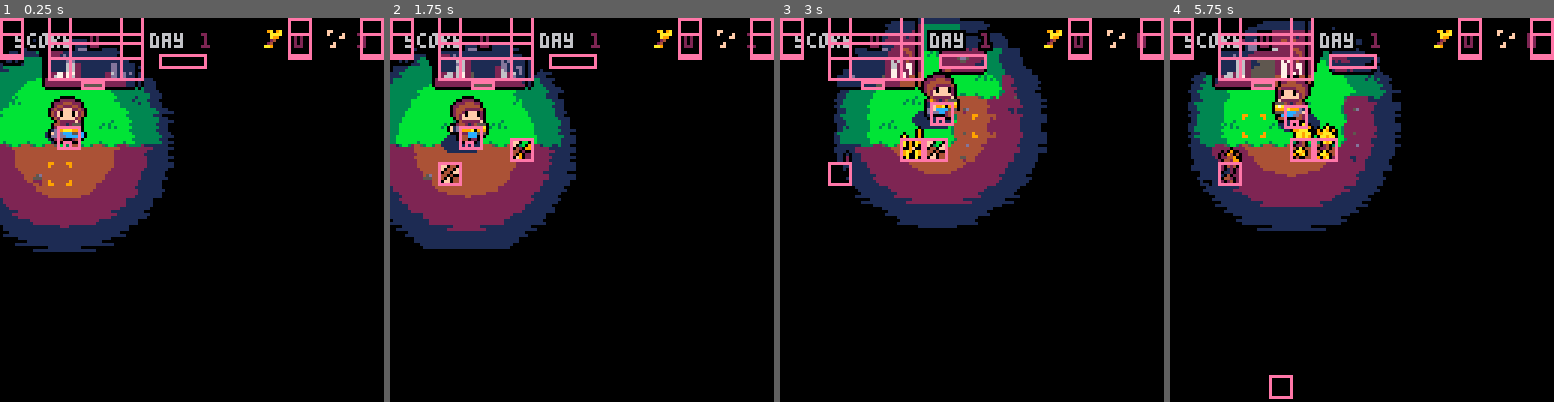
Above: before the commit, frames 1-4 (left to right).
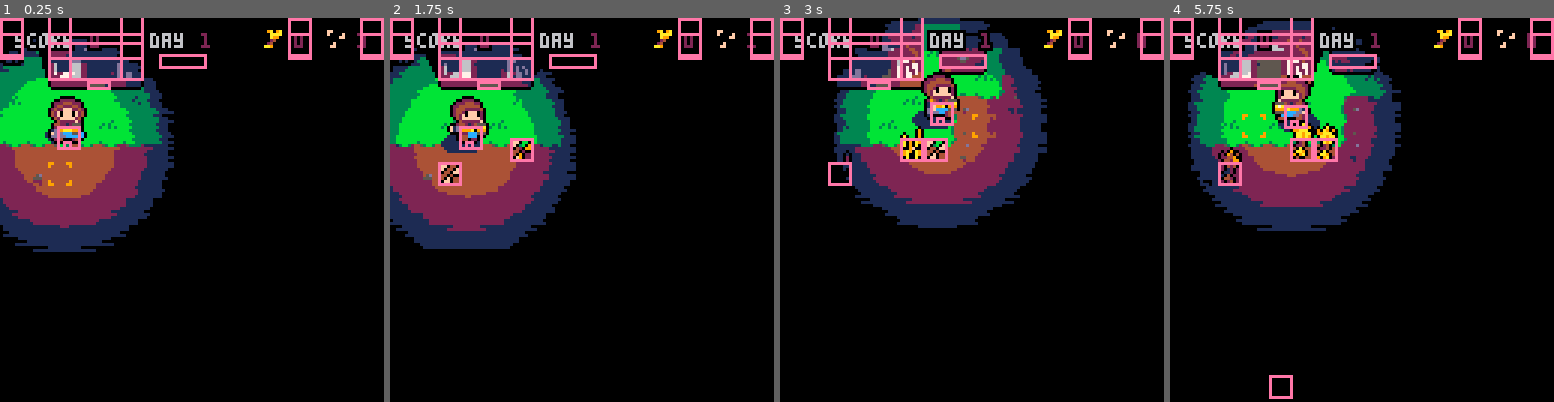
Above: after the commit, the same moments.

Repository: jessemillar/darkest-moon
Game: PICO-8 cartridge darkest-moon.p8
The game is run twice, just before and just after one commit, with the same random seed, the same clock (stepped at 60 frames per second) and the same inputs.
Inputs:
- Up to frame 1 (0.25 s): no input
- Up to frame 2 (1.75 s): tap X (X key) at 0.33, 1.07 s; tap O (Z key) at 0.7, 1.7 s; hold Right from 1.6 s (still down)
- Up to frame 3 (3 s): tap X (X key) at 1.85, 2.97 s; release Right at 2.1 s; tap O (Z key) at 2.1, 2.5, 2.9 s; hold Up 2.15-2.42 s; hold Right from 2.47 s (still down)
- Up to frame 4 (5.75 s): release Right at 3.03 s; hold Left 3.08-3.58 s; tap O (Z key) every 0.4 s from 3.3 to 5.7 s; hold Down 3.63-3.97 s; hold Right 4.02-4.68 s; tap X (X key) at 4.08, 5.2 s; hold Up 4.73-5.03 s; hold Left 5.08-5.68 s; hold Down from 5.73 s (still down)

The runs differ from the first frame. In frame 1, 0.6% of the frame differs, in the area x 10-36%, y 7-19%; in frame 2, 0.7%; in frame 3, 0.6%; in frame 4, 0.9%, in the area x 10-36%, y 0-19%.

Commit message:
Forgot to disable double-drawing the house

Diff:
--- a/darkest-moon.p8
+++ b/darkest-moon.p8
@@ -1148,7 +1148,7 @@
 
 door=kind({
 	extends=entity,
-	cbox=make_box(-3,9,4,11)
+	cbox=make_box(-1,9,6,11)
 })
 
 function door:s_default(t)
@@ -1157,12 +1157,6 @@
 
 function door:walked_into(ob)
 	player_sleeping=true
-end
-
-function door:render(t)
-	local pos=self.pos
-
-	spr(220,pos.x-16,pos.y-12,4,3)
 end
 
 function renderHUD()
--- a/src/door.p8
+++ b/src/door.p8
@@ -1,6 +1,6 @@
 door=kind({
 	extends=entity,
-	cbox=make_box(-3,9,4,11)
+	cbox=make_box(-1,9,6,11)
 })
 
 function door:s_default(t)
@@ -10,9 +10,3 @@
 function door:walked_into(ob)
 	player_sleeping=true
 end
-
-function door:render(t)
-	local pos=self.pos
-
-	spr(220,pos.x-16,pos.y-12,4,3)
-end
